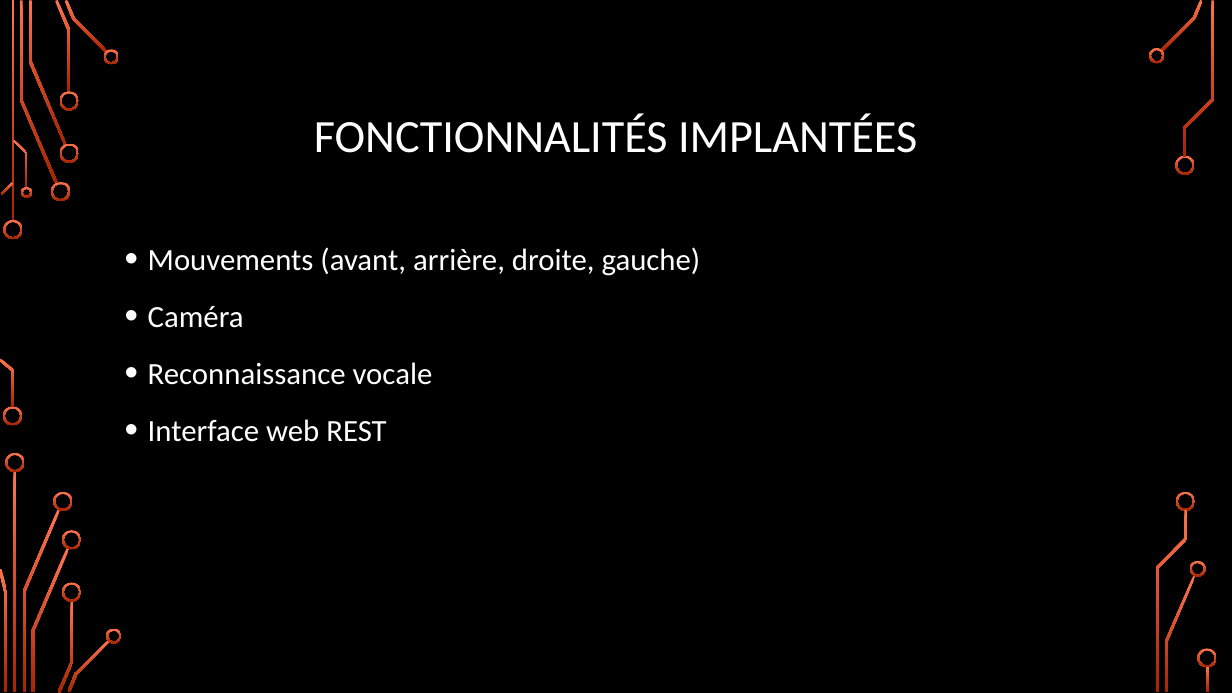
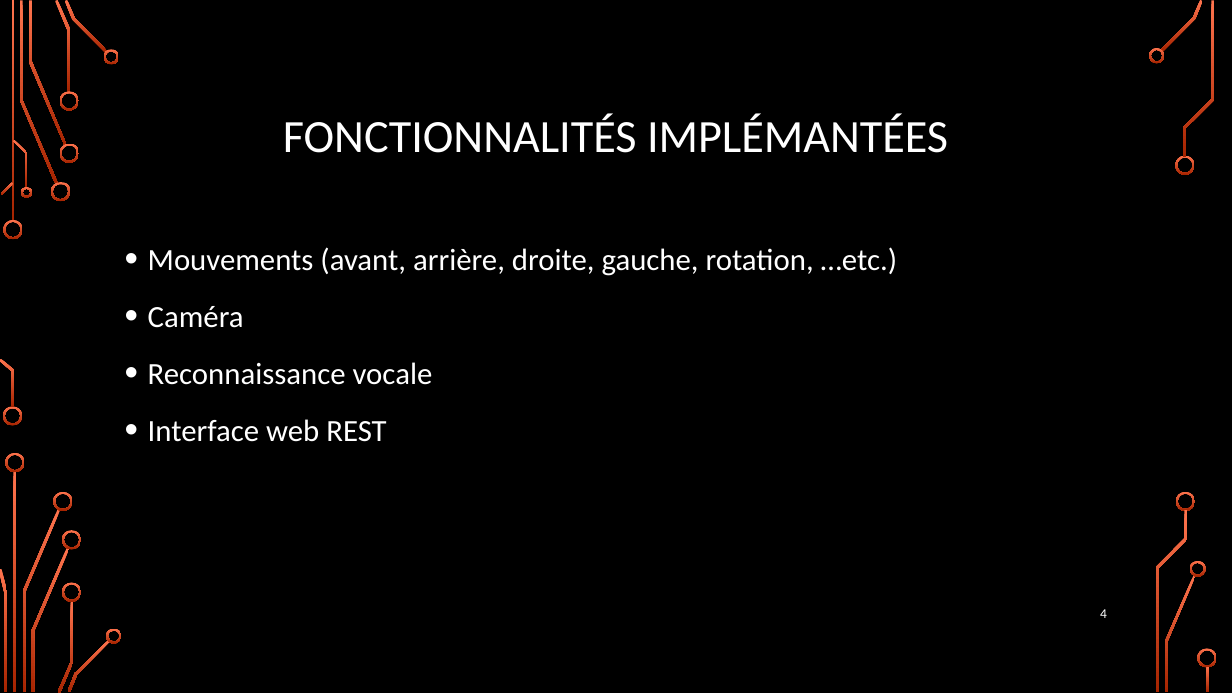
Before and after one commit to zipang29/gopiwan, a slide deck: slide 4 of Documents/diaporama_soutenance.pptx. Drawn at 1232x693 pixels with LibreOffice and Linux fonts; fonts in the diff are those of the drawing; background and template pictures are left out. Boxes give left, top, right and bottom in pixels: in the first picture for what was removed or moved away, otherwise in the second. Text is boxed around its words. In the diff, an @@ line names an element or a change of style, - is before the commit and + after.

```diff
--- a/Documents/diaporama_soutenance.pptx
+++ b/Documents/diaporama_soutenance.pptx
@@ title at (283,113,948,153): text changed @@
-FONCTIONNALITÉS IMPLANTÉES
+FONCTIONNALITÉS IMPLÉMANTÉES
@@ text at (148,247,897,276): text changed @@
-• Mouvements (avant, arrière, droite, gauche)
+• Mouvements (avant, arrière, droite, gauche, rotation, …etc.)
@@ page number added at (1100,609,1107,618), 10.5 pt, text #FFFFFF @@
+4
```
Also in this commit, not shown: 5 other slides changed, 2 slides added, 1 slide removed.
